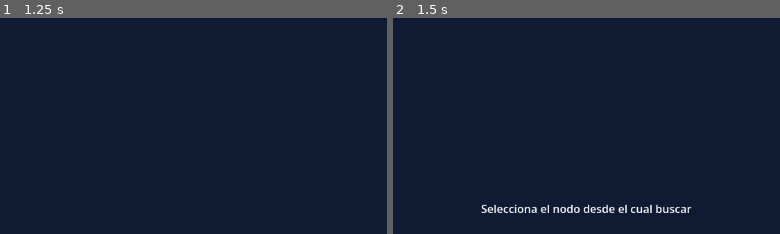
Above: before the commit, frames 1-2 (left to right).
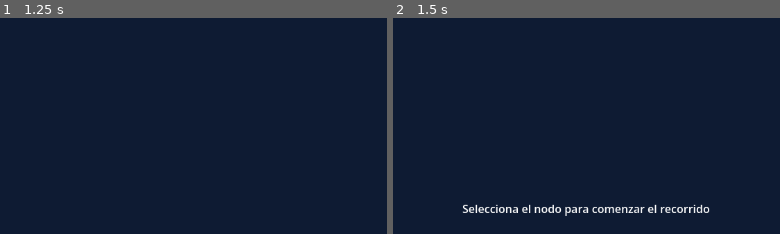
Above: after the commit, the same moments.

Repository: Andresit1524/graphim
Game: Godot game, scene res://assets/world/world.tscn
Same seed, same stepped clock (60 frames per second), same inputs: the game is played once before the commit and once after it.
Inputs:
- Up to frame 1 (1.25 s): click "Búsqueda en extensión" at 0.5 s
- Up to frame 2 (1.5 s): click "Búsqueda en profundidad" at 1.25 s
The pictures show only the part of the screen within x 24-74%, y 50-100%; the shares and areas given below are measured in that part.

Frame 1 is identical in both runs. In frame 2, 1.5% of the frame differs, in the area x 18-82%, y 86-92%.

Commit message:
Colores centralizados y mejoras en DFS

Diff:
--- a/assets/algorithms/base_algoritm.gd
+++ b/assets/algorithms/base_algoritm.gd
@@ -46,34 +46,32 @@
 
 
 ## Solicita la selección de un nodo, opcionalmente resaltándolo y usando otro mensaje
-func request_node(highlight := false, msg := "") -> GraphimNode:
+func request_node(msg := "") -> GraphimNode:
 	ui.print_instruction("Selecciona un nodo" if not msg else msg)
 	var requested: GraphimNode = await world.node_clicked
 	ui.clear_instruction()
 
-	if highlight: requested.data.color = Color.DODGER_BLUE
-
+	requested.data.color = GraphColors.HIGHLIGHT
 	return requested
 
 
 ## Solicita la selección de una arista, opcionalmente resaltándola
-func request_edge(highlight := false, msg := "") -> GraphimEdge:
+func request_edge(msg := "") -> GraphimEdge:
 	ui.print_instruction("Selecciona una arista" if not msg else msg)
 	var requested: GraphimEdge = await world.edge_clicked
 	ui.clear_instruction()
 
-	if highlight: requested.data.color = Color.GREEN
-
+	requested.data.color = GraphColors.HIGHLIGHT
 	return requested
 
 
 ## Resetea el estado del grafo
 func reset_graph_visuals() -> void:
 	for node in get_nodes():
-		node.data.color = Color.WHITE
+		node.data.color = GraphColors.BASE
 
 	for edge in get_edges():
-		edge.data.color = Color.WHITE
+		edge.data.color = GraphColors.BASE
 
 
 ## Espera un tiempo
--- a/assets/algorithms/dfs.gd
+++ b/assets/algorithms/dfs.gd
@@ -2,73 +2,54 @@
 class_name DFS extends BaseAlgorithm
 
 
-@warning_ignore_start("unused_variable")
 func start() -> void:
-	var begin := await request_node(true, "Selecciona el nodo desde el cual buscar")
-	var target := await request_node(true, "Selecciona el nodo al cual buscar")
-	var adyacency_list := get_adyacency_list()
+	# Nodo inicial
+	var begin := await request_node("Selecciona el nodo para comenzar el recorrido")
 
-	# Cola de prioridad
-	var queue: Array[GraphimNode] = [begin]
+	# Grafo en lista de adyacencia
+	var graph := get_adyacency_list()
 	# Backtracking
 	var backtrack: Dictionary[GraphimNode, GraphimNode]
 
-	var result := await _dfs(adyacency_list, begin, target, queue, backtrack)
-	if backtrack.has(target):
-		ui.print_instruction("Ruta encontrada")
-		Sounds.play_sound(&"success")
-		_paint_result(backtrack, begin, target)
-		return
+	# Inicializa el grafo
+	for node in get_nodes():
+		backtrack[node] = null
 
-	Sounds.play_sound(&"fail")
-	ui.print_instruction("Ruta no encontrada")
+	await _depth_first_search(graph, begin, backtrack)
+	begin.data.color = GraphColors.HIGHLIGHT
+
+	# Colorea los nodos y aristas restantes
+	for edge in get_edges():
+		if edge.data.color == GraphColors.BASE:
+			edge.data.color = GraphColors.WRONG
+
+	for node in get_nodes():
+		if node.data.color == GraphColors.BASE:
+			node.data.color = GraphColors.WRONG
 
 
-## Algoritmo principal de DFS
-func _dfs(
+## Visita un nodo y sus vecinos
+func _depth_first_search(
 	graph: Dictionary[GraphimNode, Array],
-	begin: GraphimNode,
-	target: GraphimNode,
-	queue: Array[GraphimNode],
-	backtrack:
-) -> Dictionary[GraphimNode, GraphimNode]:
-	# Si la pila se vació, no hay camino
-	if queue.is_empty(): return backtrack
+		node: GraphimNode,
+	backtrack: Dictionary[GraphimNode, GraphimNode]
+):
+	await wait(WAIT_TIME)
+	node.data.color = GraphColors.VISITED
+	_color_parent_edge(node, backtrack)
 
-	var current: GraphimNode = queue.pop_back()
-	current.data.color = Color.MEDIUM_SEA_GREEN
+	# Recorre sus vecinos si no ha sido así
+	for neighbor in graph[node]:
+		if neighbor.data.color == GraphColors.BASE:
+			backtrack[neighbor] = node
+			await _depth_first_search(graph, neighbor, backtrack)
 
-	# Fin de la ruta
-	if current == target: return backtrack
-
-	# Explorar vecinos
-	for node: GraphimNode in graph[current]:
-		if backtrack.has(node) or node == begin: continue
-
-		Sounds.play_sound(&"pop")
-		await wait(WAIT_TIME)
-
-		backtrack[node] = current
-		queue.push_back(node)
-		node.data.color = Color.PALE_GREEN
-
-		# Colorea la arista
-		var edge := world.find_edge_bi(node, current)
-		if edge: edge.data.color = Color.PALE_GREEN
-
-	# Continuar con el siguiente nodo disponible en la pila
-	return await _dfs(graph, begin, target, queue, backtrack)
+	await wait(WAIT_TIME / 2)
+	node.data.color = GraphColors.FINISHED
+	_color_parent_edge(node, backtrack)
 
 
-## Pinta la ruta obtenida
-func _paint_result(backtrack: Dictionary[GraphimNode, GraphimNode], begin: GraphimNode, end: GraphimNode) -> void:
-	var current := end
-	while current != begin:
-		var parent := backtrack[current]
-		var edge := world.find_edge_bi(parent, current)
-
-		current.data.color = Color.DODGER_BLUE
-		parent.data.color = Color.DODGER_BLUE
-		edge.data.color = Color.DODGER_BLUE
-
-		current = parent
+## Colorea la arista de la que viene un nodo
+func _color_parent_edge(current: GraphimNode, backtrack: Dictionary[GraphimNode, GraphimNode]):
+	var conection := world.find_edge_bi(backtrack[current], current)
+	if conection: conection.data.color = current.data.color
--- a/assets/graph_edge/edge_data.gd
+++ b/assets/graph_edge/edge_data.gd
@@ -20,7 +20,7 @@
 		weight = value
 		weight_changed.emit(value)
 ## Color de la arista
-@export var color: Color = Color.WHITE:
+@export var color: Color = GraphColors.BASE:
 	set(value):
 		color = value
 		color_changed.emit(value)
--- a/assets/graph_edge/graphim_edge.gd
+++ b/assets/graph_edge/graphim_edge.gd
@@ -45,6 +45,9 @@
 	data.color_changed.connect(_set_color)
 	data.weight_changed.connect(_change_weight)
 
+	# Color base de la curva
+	curve.default_color = GraphColors.HIGHLIGHT
+
 	# Refresca los datos
 	data.refresh()
 
--- a/assets/graph_edge/graphim_edge.tscn
+++ b/assets/graph_edge/graphim_edge.tscn
@@ -14,7 +14,6 @@
 
 [node name="Curve" type="Line2D" parent="." unique_id=1062482950]
 width = 5.0
-default_color = Color(1, 0.6870301, 0, 1)
 
 [node name="Weight" type="Label" parent="." unique_id=1869160487]
 anchors_preset = -1
--- a/assets/graph_node/graphim_node.gd
+++ b/assets/graph_node/graphim_node.gd
@@ -90,7 +90,7 @@
 
 ## Resalta un objeto
 func _highlight(value: bool, tweened := false) -> void:
-	var _color := Color.GRAY if value else Color.WHITE
+	var _color := GraphColors.SELECTED if value else GraphColors.BASE
 
 	if not tweened:
 		modulate = _color
--- a/assets/graph_node/node_data.gd
+++ b/assets/graph_node/node_data.gd
@@ -13,7 +13,7 @@
 		weight = value
 		weight_changed.emit(value)
 ## Color del nodo
-@export var color: Color = Color.WHITE:
+@export var color: Color = GraphColors.BASE:
 	set(value):
 		color = value
 		color_changed.emit(value)
--- /dev/null
+++ b/assets/utils/graph_colors.gd
@@ -0,0 +1,20 @@
+class_name GraphColors
+
+
+## Color base
+const BASE = Color.WHITE
+
+## Color de un nodo seleccionado
+const SELECTED = Color.LIGHT_SKY_BLUE
+
+## Color de un nodo visitado
+const VISITED = Color.PALE_GREEN
+
+## Color de un nodo terminado
+const FINISHED = Color.SEA_GREEN
+
+## Color de un nodo resaltado
+const HIGHLIGHT = Color.DODGER_BLUE
+
+## Color de un nodo incorrecto
+const WRONG = Color.FIREBRICK
--- a/assets/world/world.gd
+++ b/assets/world/world.gd
@@ -271,7 +271,7 @@
 	# Añade el extremo inicial si es el caso
 	if not current_new_edge_start:
 		current_new_edge_start = new_node
-		current_new_edge_start.data.color = Color.LIGHT_SKY_BLUE
+		current_new_edge_start.data.color = GraphColors.SELECTED
 		return
 
 	# Añade el extremo final
@@ -287,7 +287,7 @@
 	if find_edge(current_new_edge_start, current_new_edge_end): return
 	if find_edge_reverse(current_new_edge_start, current_new_edge_end): return
 
-	current_new_edge_start.data.color = Color.WHITE
+	current_new_edge_start.data.color = GraphColors.BASE
 
 	# Crea y configura
 	var new_edge: GraphimEdge = edge_scene.instantiate()
@@ -314,7 +314,7 @@
 func _abort_new_edge() -> void:
 	current_new_edge_end = null
 	if current_new_edge_start != null:
-		current_new_edge_start.data.color = Color.WHITE
+		current_new_edge_start.data.color = GraphColors.BASE
 		current_new_edge_start = null
 
 
Not shown, added: assets/utils/graph_colors.gd.uid
Not shown, changed: .docs/Changelog.md
